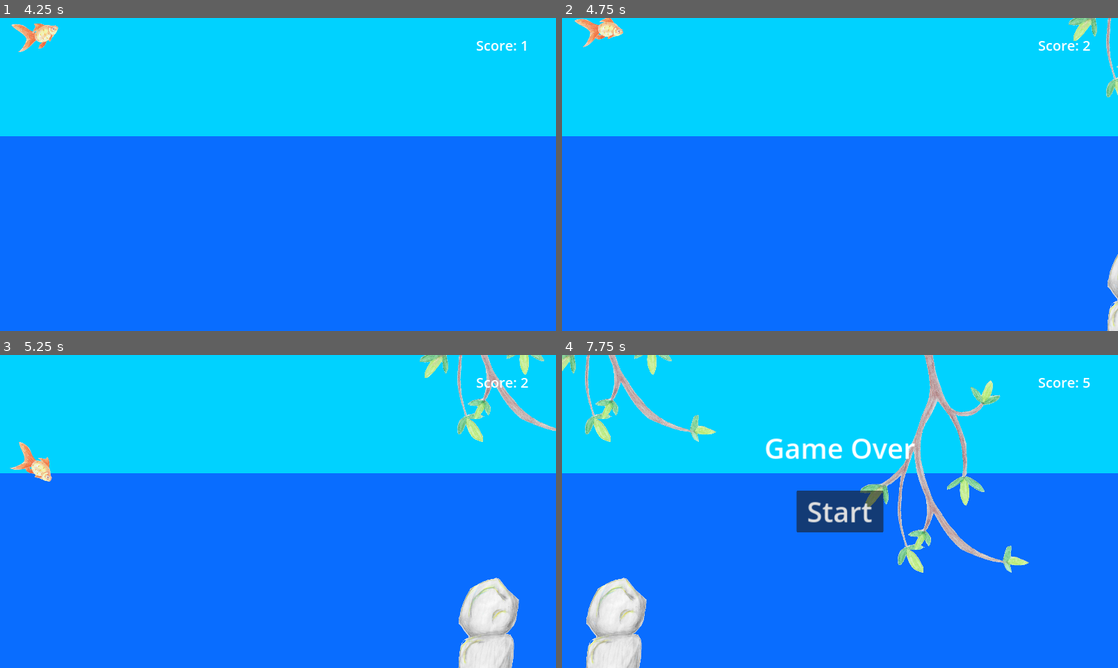
Above: before the commit, frames 1-4 (two rows, left to right).
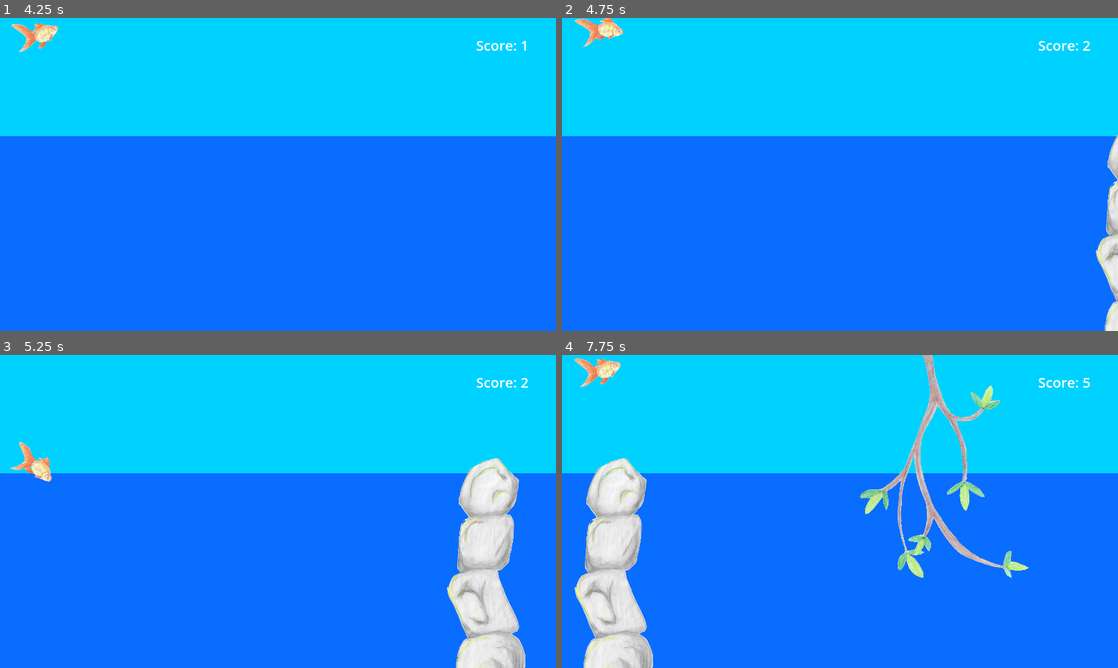
Above: after the commit, the same moments.

Repository: Aveli-games/splashy-fish
Game: Godot game, scene res://main.tscn
Two runs of this game, one before a commit and one after it. Both use one fixed random seed, a clock stepped at 60 frames per second and the inputs below. Sound files missing from this copy of the repository are replaced by a short silence.
Inputs:
- Up to frame 1 (4.25 s): click "Start" at 0.5 s; hold W (swim_up) 1.28-2.03 s; hold S (swim_down) 2.03-2.78 s; hold W (swim_up) from 2.78 s (still down)
- Up to frame 2 (4.75 s): release W (swim_up) at 4.28 s; hold S (swim_down) from 4.28 s (still down)
- Up to frame 3 (5.25 s): keep holding S (swim_down)
- Up to frame 4 (7.75 s): release S (swim_down) at 6.53 s; hold W (swim_up) from 6.53 s (still down)

Frame 1 is identical in both runs. In frame 2, 1.4% of the frame differs, in the area x 91-100%, y 0-100%; in frame 3, 6.2%; in frame 4, 12%, in the area x 0-84%, y 0-100%.
Error in both runs: Invalid access to property or key 'data' on a base object of type 'Nil'. (res://score_http.gd:9)

Commit message:
Disallow multiple high jumps or 3 water gates in a row
Height value is based on obstacle spawn progression value

Diff:
--- a/main.gd
+++ b/main.gd
@@ -1,8 +1,15 @@
 extends Node
 
 @export var obstacle_scene: PackedScene
+
+const HIGH_JUMP_VALUE = .9
+const WATER_GATE_VALUE = .25
+
 var score
 var obstacle_gap_size
+var rng = RandomNumberGenerator.new()
+var high_jump = false
+var water_gate_streak = 0
 
 # Called when the node enters the scene tree for the first time.
 func _ready():
@@ -20,6 +27,7 @@
 	$GameOverSound.play()
 
 func new_game():
+	rng.seed = hash("FlappyFish")
 	score = 0
 	obstacle_gap_size = 300
 	$HUD.update_score("Score: %s" % score)
@@ -34,7 +42,30 @@
 
 	# Choose a random location on Path2D.
 	var obstacle_spawn_location = get_node("ObstaclePath/ObstacleSpawnLocation")
-	obstacle_spawn_location.progress_ratio = randf()
+	var height = rng.randf()
+
+	## Reroll if previous was a high jump
+	while high_jump:
+		height = rng.randf()
+		if height > HIGH_JUMP_VALUE:
+			high_jump = false
+
+	while water_gate_streak > 2:
+		height = rng.randf()
+		if height < WATER_GATE_VALUE:
+			water_gate_streak = 0
+
+	# Check height to add to or reset water gate streak or indicate high jump encountered
+	if height < WATER_GATE_VALUE:
+		water_gate_streak = 0
+		if height <= HIGH_JUMP_VALUE:
+			high_jump = true
+	else:
+		water_gate_streak += 1
+	print(water_gate_streak)
+	print(height)
+
+	obstacle_spawn_location.progress_ratio = height
 
 	# Set the obstacle's position to a random location.
 	obstacle.position = obstacle_spawn_location.position
